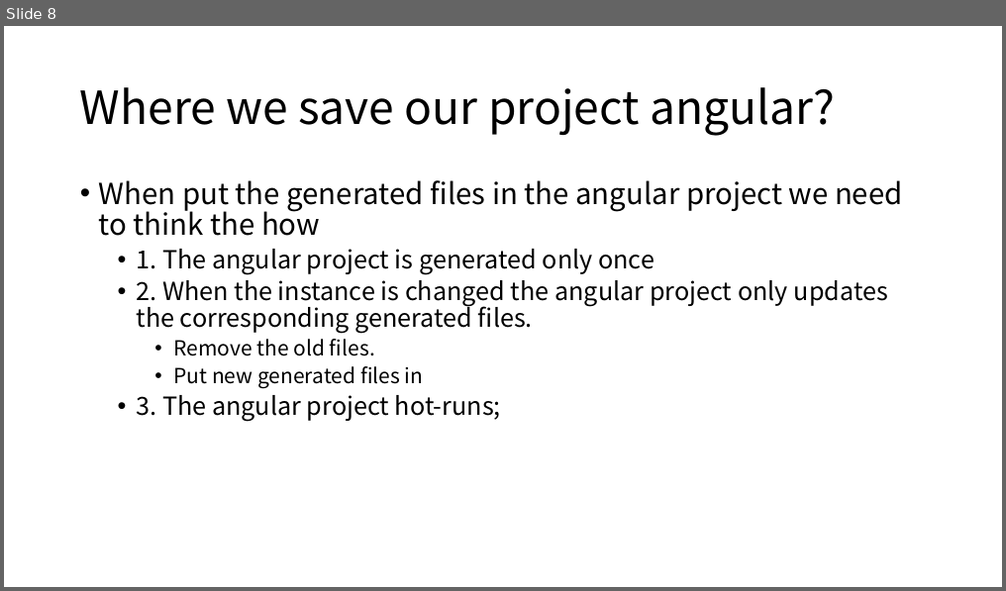
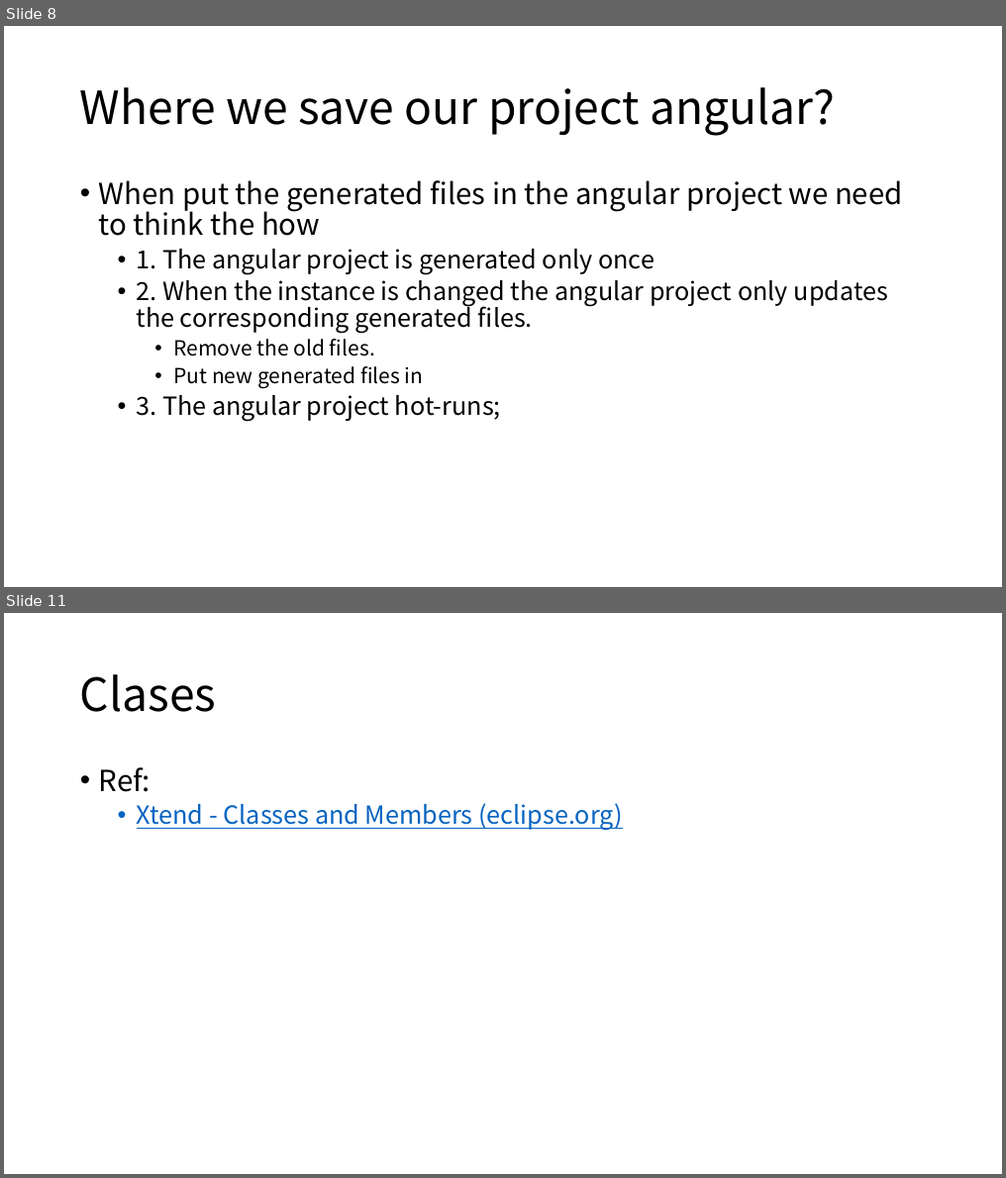
Before and after one commit to cedececa/tfg-model-2-web, a slide deck: planning-and-logs/Xtext&Xtend.pptx. Shown one above the other, each under a label of ours: slide 8 before the commit, slides 8 and 11 after it; the slides between them are not shown. The pictures are 1006x591 and 1006x1178 pixels, drawn with LibreOffice and Linux fonts; fonts in the diff are those of the drawing. Boxes give left, top, right and bottom in pixels: in the first picture for what was removed or moved away, otherwise in the second. Text is boxed around its words. In the diff, an @@ line names an element or a change of style, - is before the commit and + after.

```diff
--- a/planning-and-logs/Xtext&Xtend.pptx
+++ b/planning-and-logs/Xtext&Xtend.pptx
@@ slide 11 added at [4, 613, 1002, 1174], background #FFFFFF @@
@@ title added at [80, 674, 216, 712], 44 pt, text #000000 @@
+Clases
@@ text added at [99, 767, 622, 831], 24 pt, text #0563C1, underline @@
+• Ref:
+  • Xtend - Classes and Members (eclipse.org)
```
Also in this commit, not shown: 2 other slides added, 31 other files.
